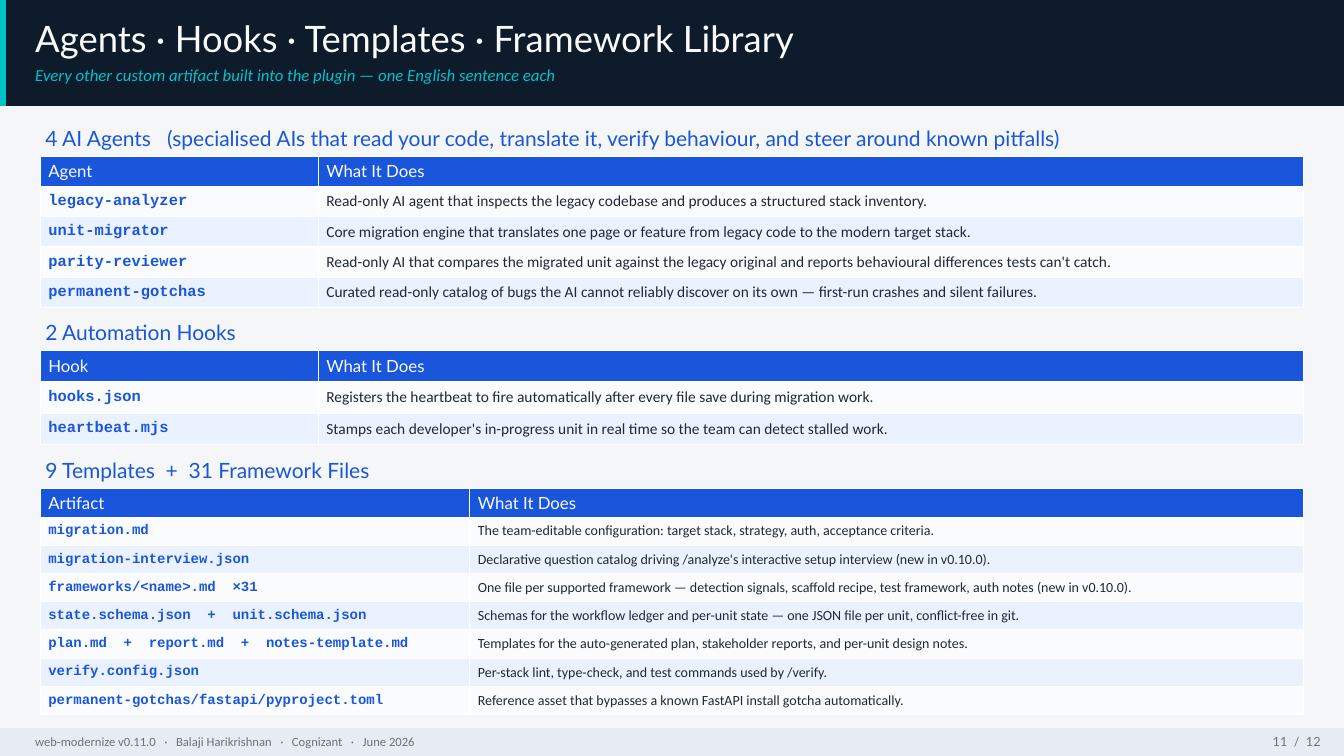
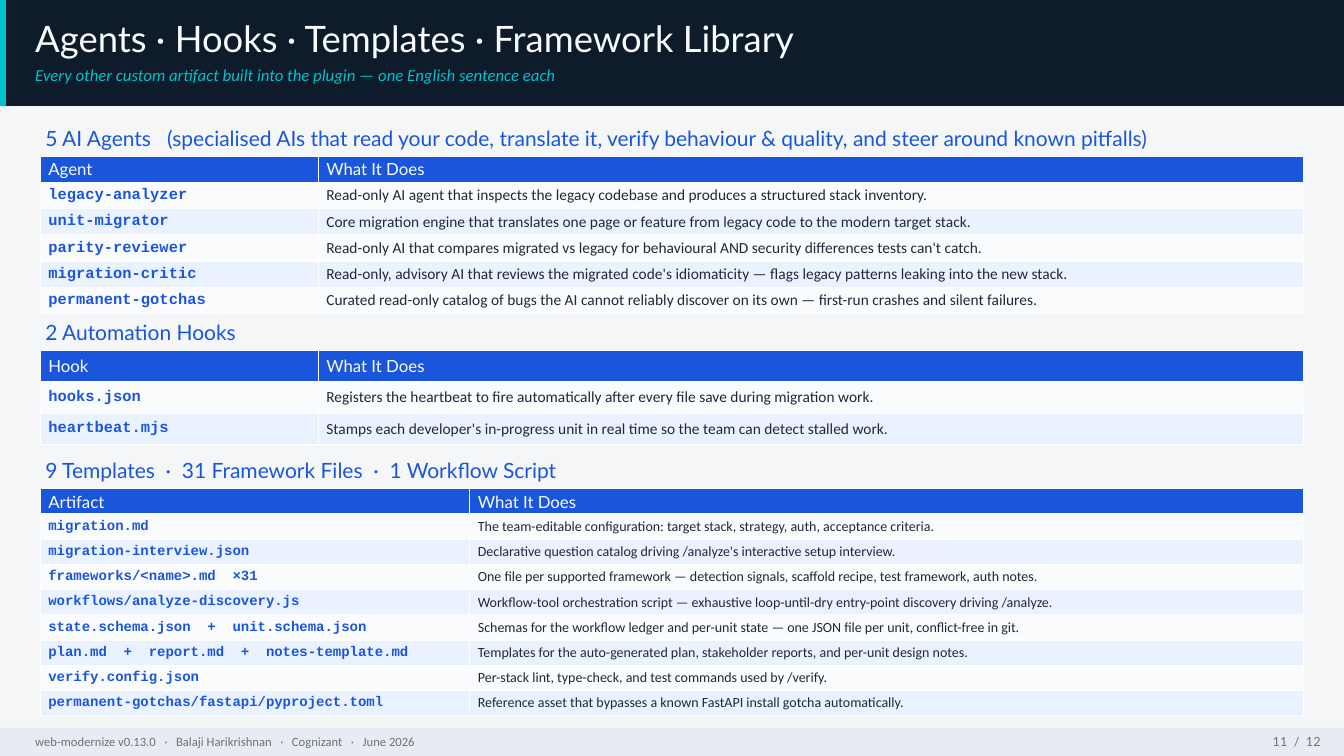
Before and after one commit to balaji-hari/web-mordernize, a slide deck: slide 11 of docs/decks/web-modernize-presentation.pptx. Drawn at 1344x756 pixels with LibreOffice and Linux fonts; fonts in the diff are those of the drawing. Boxes give left, top, right and bottom in pixels: in the first picture for what was removed or moved away, otherwise in the second. Text is boxed around its words. In the diff, an @@ line names an element or a change of style, - is before the commit and + after.

```diff
--- a/docs/decks/web-modernize-presentation.pptx
+++ b/docs/decks/web-modernize-presentation.pptx
@@ text at bbox=[45, 130, 1147, 150]: text changed @@
-4 AI Agents (specialised AIs that read your code, translate it, verify behaviour, and steer around known pitfalls)
+5 AI Agents (specialised AIs that read your code, translate it, verify behaviour & quality, and steer around known pitfalls)
@@ table at bbox=[40, 156, 1305, 314] @@
-row 4: parity-reviewer | Read-only AI that compares the migrated unit against the legacy original and reports behavioural differences tests can't catch.
+row 4: parity-reviewer | Read-only AI that compares migrated vs legacy for behavioural AND security differences tests can't catch.
+row 5: migration-critic | Read-only, advisory AI that reviews the migrated code's idiomaticity — flags legacy patterns leaking into the new stack.
@@ text at bbox=[45, 462, 556, 482]: text changed @@
-9 Templates + 31 Framework Files
+9 Templates · 31 Framework Files · 1 Workflow Script
@@ table at bbox=[40, 489, 1304, 716] @@
-row 3: migration-interview.json | Declarative question catalog driving /analyze's interactive setup interview (new in v0.10.0).
-row 4: frameworks/<name>.md ×31 | One file per supported framework — detection signals, scaffold recipe, test framework, auth notes (new in v0.10.0).
+row 3: migration-interview.json | Declarative question catalog driving /analyze's interactive setup interview.
+row 4: frameworks/<name>.md ×31 | One file per supported framework — detection signals, scaffold recipe, test framework, auth notes.
+row 5: workflows/analyze-discovery.js | Workflow-tool orchestration script — exhaustive loop-until-dry entry-point discovery driving /analyze.
@@ text at bbox=[35, 737, 415, 748]: text changed @@
-web-modernize v0.11.0 · Balaji Harikrishnan · Cognizant · June 2026
+web-modernize v0.13.0 · Balaji Harikrishnan · Cognizant · June 2026
```
Also in this commit, not shown: 11 other slides changed, 7 other files.
